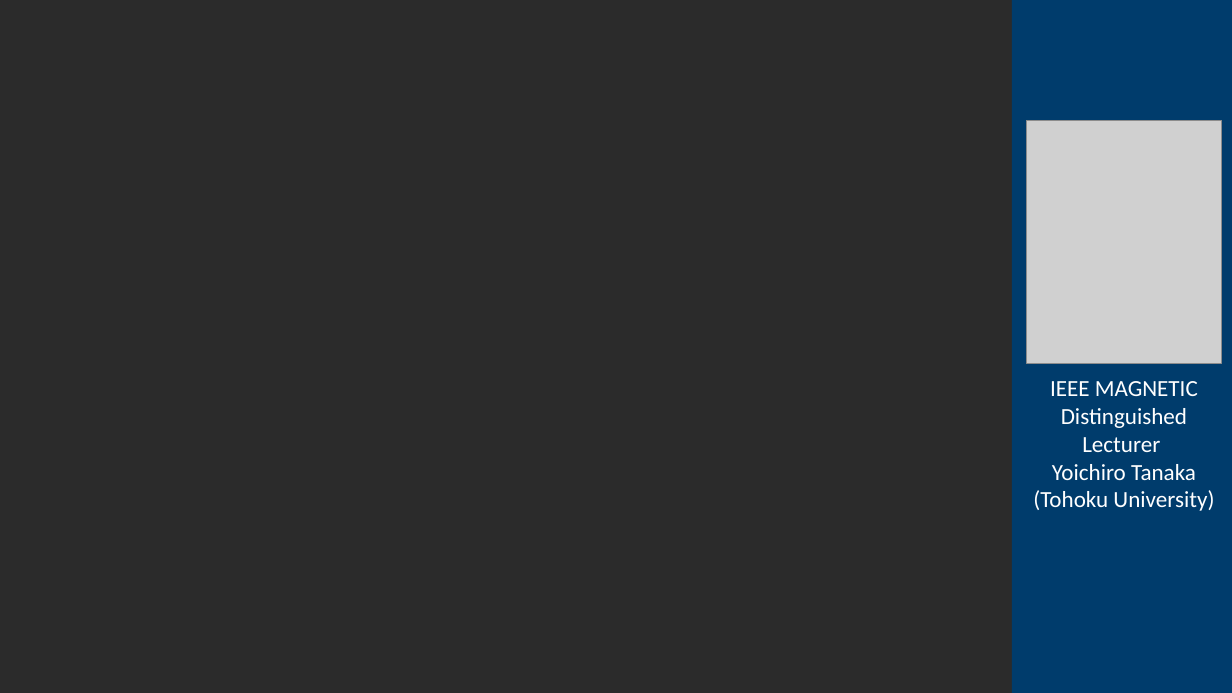
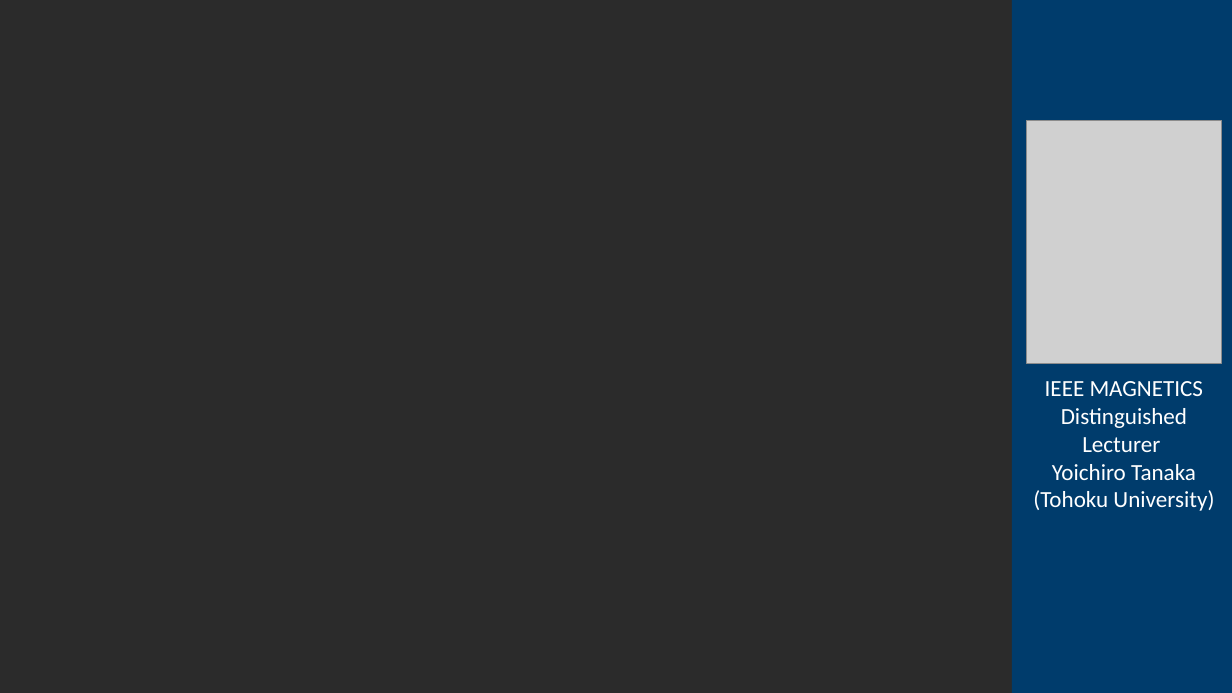
Before and after one commit to skyhookdm/skyhookdm.github.io, a slide deck: slide 1 of content/post/20230718-aug17/featured.pptx. Drawn at 1232x693 pixels with LibreOffice and Linux fonts; fonts in the diff are those of the drawing; grey boxes stand for pictures; background and template pictures are left out; a plain dark background stands for a picture behind light text. Boxes give left, top, right and bottom in pixels: in the first picture for what was removed or moved away, otherwise in the second. Text is boxed around its words. In the diff, an @@ line names an element or a change of style, - is before the commit and + after.

```diff
--- a/content/post/20230718-aug17/featured.pptx
+++ b/content/post/20230718-aug17/featured.pptx
@@ text at (1033,381,1214,511): text changed @@
-IEEE MAGNETIC
-Distinguished Lecturer
-Yoichiro Tanaka (Tohoku University)
+IEEE MAGNETICS
+Distinguished Lecturer
+Yoichiro Tanaka (Tohoku University)
```
Also in this commit, not shown: 1 other file.
